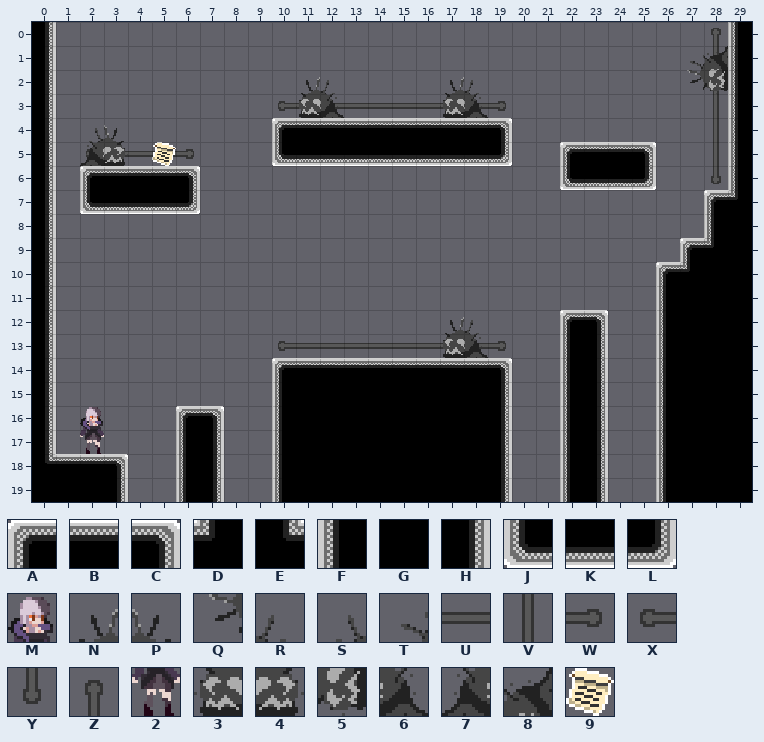
An edit to a level. Tiled map, Assets/maps/BookmarkLevels/1 - Prison/2 - Yoricks.tmx. That is the earlier state.
Cells are 16x16 px. Shown: x 0..29, y 0..19.
Key: from "Memory world tileset": A 0, B 1, C 2, D 3, E 4, F 5, G 6, H 7, J 10, K 11, L 12; from "PlaceholderSprites": M 0, N 1, P 1 flipped left-right, Q 1 turned 270, R 2, S 2 flipped left-right, T 2 turned 270, U 13, V 13 turned 270, W 14, X 14 flipped left-right, Y 14 flipped on the diagonal, Z 14 turned 270, 2 15, 3 16, 4 16 flipped left-right, 5 16 turned 270, 6 17, 7 17 flipped left-right, 8 17 turned 270, 9 55.
_ is an empty cell.
Layers that did not change in this view are not listed.
Layer "bkg_close" before, first column x 0:
 0 ____________________________Z_
 1 ____________________________V_
 2 ____________________________V_
 3 __________XUUUUUUUUW________V_
 4 ____________________________V_
 5 __XUUUW_____________________V_
 6 ____________________________Y_
 7 ______________________________
 8 ______________________________
 9 ______________________________
10 ______________________________
11 ______________________________
12 ______________________________
13 __________XUUUUUUUUW__________
14 ______________________________
15 ______________________________
16 ______________________________
17 ______________________________
18 ______________________________
19 ______________________________
Layer "ground" before, first column x 0:
 0 H____________________________F
 1 H__________________________T8F
 2 H__________NR____NR________Q5F
 3 H__________36____36__________F
 4 H_SP______ABBBBBBBBC_________F
 5 H_74_9____JKKKKKKKKL__ABBC___F
 6 H_ABBBC_______________JKKL___F
 7 H_JKKKL_____________________AD
 8 H___________________________FG
 9 H__________________________ADG
10 H_________________________ADGG
11 H_________________________FGGG
12 H________________NR___AC__FGGG
13 H________________36___FH__FGGG
14 H_________ABBBBBBBBC__FH__FGGG
15 H_________FGGGGGGGGH__FH__FGGG
16 H_M___AC__FGGGGGGGGH__FH__FGGG
17 H_2___FH__FGGGGGGGGH__FH__FGGG
18 EBBC__FH__FGGGGGGGGH__FH__FGGG
19 GGGH__FH__FGGGGGGGGH__FH__FGGG
After:
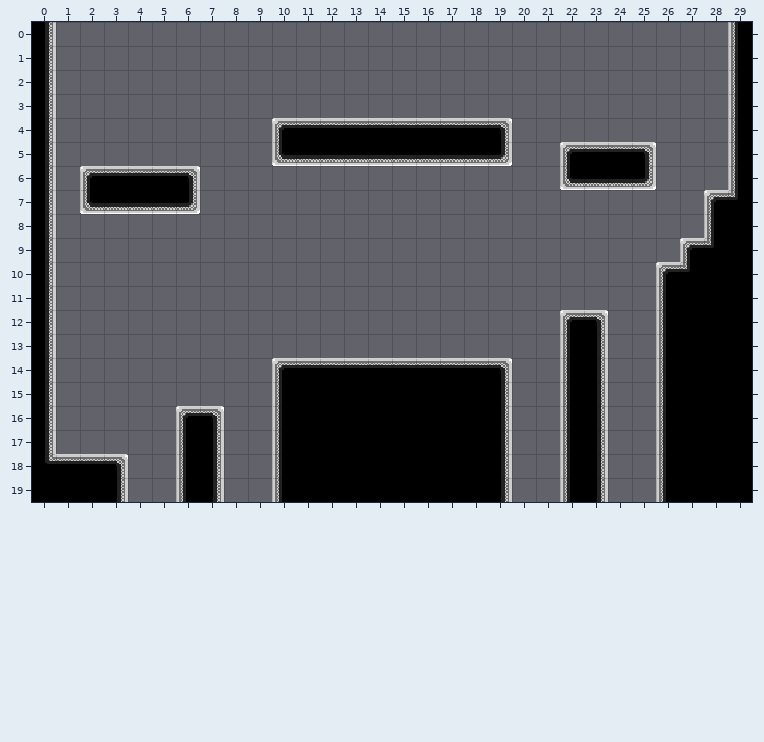
Diff:
{"where": "layer \"bkg_close\""}
{"y":0,"x":28,"old":"Z","new":"_"}
{"y":1,"x":28,"old":"V","new":"_"}
{"y":2,"x":28,"old":"V","new":"_"}
{"y":3,"x":10,"old":"XUUUUUUUUW","new":"__________"}
{"y":3,"x":28,"old":"V","new":"_"}
{"y":4,"x":28,"old":"V","new":"_"}
{"y":5,"x":2,"old":"XUUUW","new":"_____"}
{"y":5,"x":28,"old":"V","new":"_"}
{"y":6,"x":28,"old":"Y","new":"_"}
{"y":13,"x":10,"old":"XUUUUUUUUW","new":"__________"}
{"where": "layer \"ground\""}
{"y":1,"x":27,"old":"T8","new":"__"}
{"y":2,"x":11,"old":"NR","new":"__"}
{"y":2,"x":17,"old":"NR","new":"__"}
{"y":2,"x":27,"old":"Q5","new":"__"}
{"y":3,"x":11,"old":"36","new":"__"}
{"y":3,"x":17,"old":"36","new":"__"}
{"y":4,"x":2,"old":"SP","new":"__"}
{"y":5,"x":2,"old":"74","new":"__"}
{"y":5,"x":5,"old":"9","new":"_"}
{"y":12,"x":17,"old":"NR","new":"__"}
{"y":13,"x":17,"old":"36","new":"__"}
{"y":16,"x":2,"old":"M","new":"_"}
{"y":17,"x":2,"old":"2","new":"_"}
{"label":"removed","picture_box":[687,28,728,184]}
{"label":"removed","picture_box":[278,77,506,118]}
{"label":"removed","picture_box":[80,125,194,166]}
{"label":"removed","picture_box":[278,317,506,358]}
{"label":"removed","picture_box":[80,407,104,454]}
